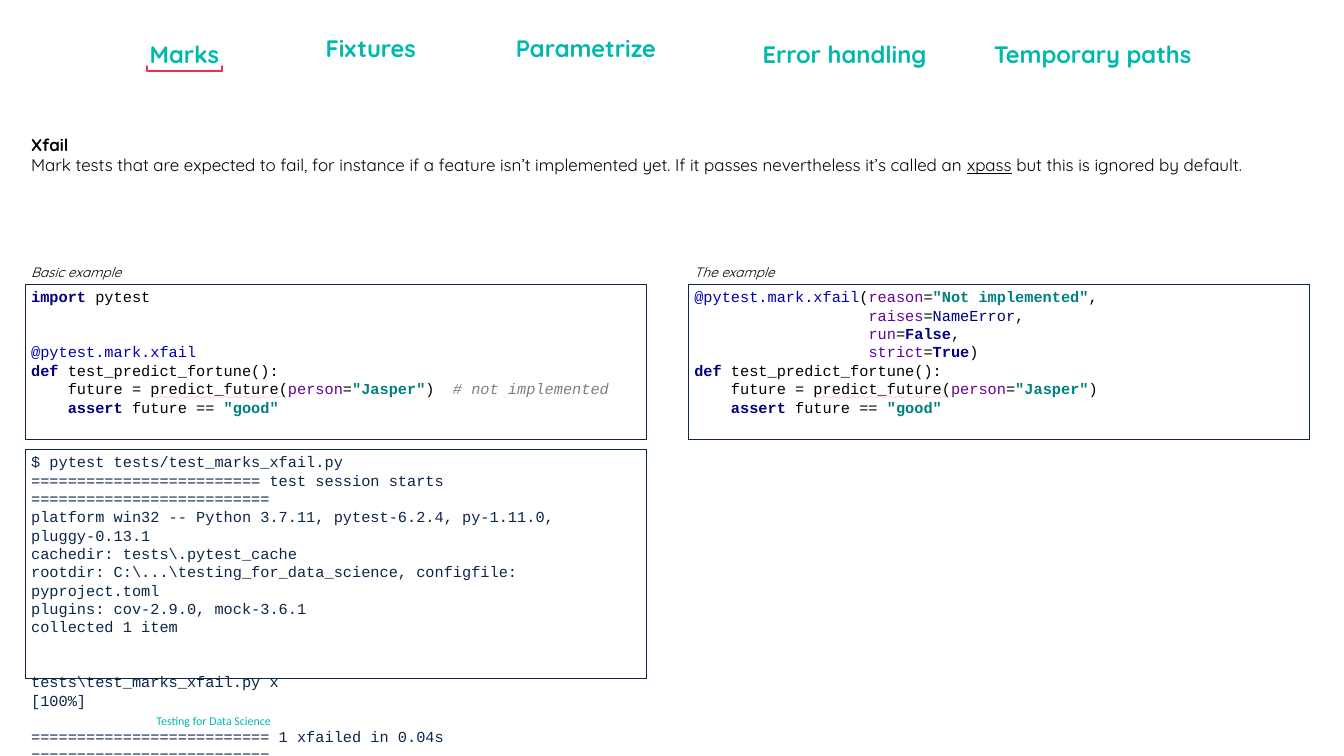
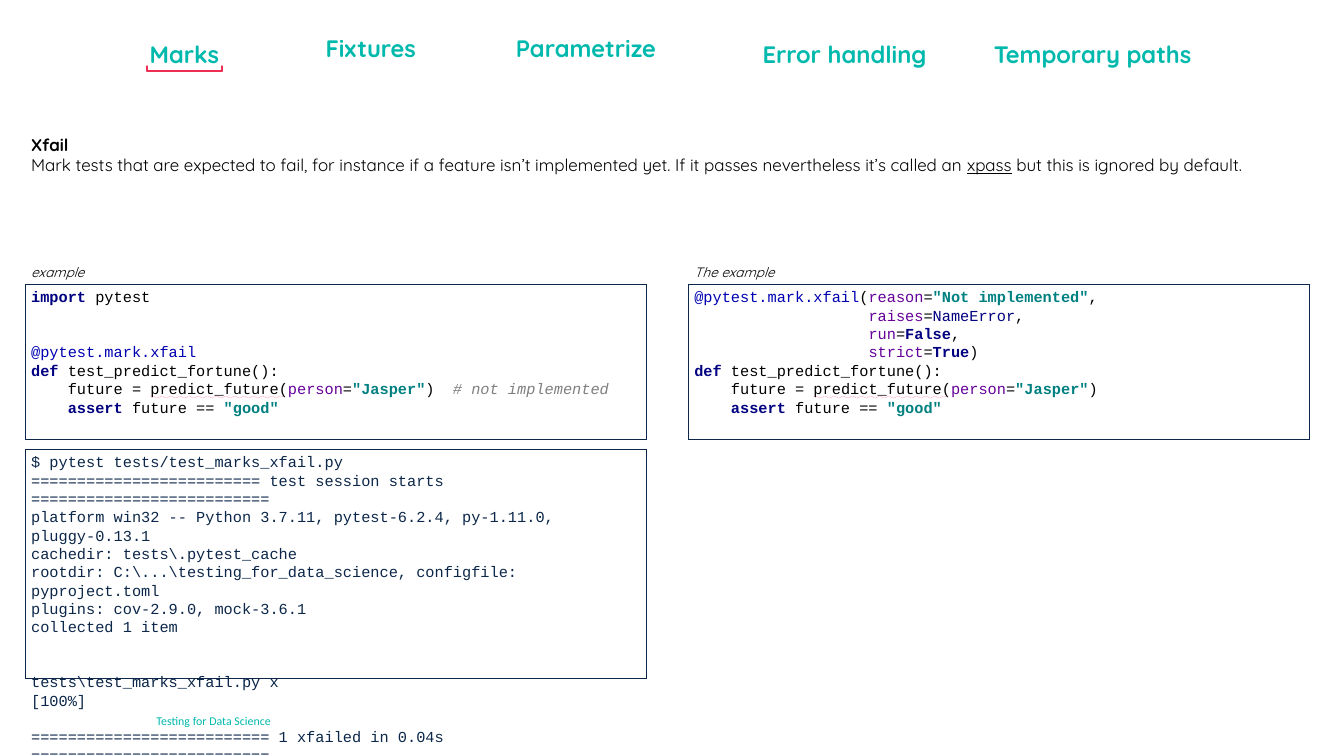
Before and after one commit to jasperderikx-bdr/testing_for_ds_day_1, a slide deck: slide 5 of data/notes/slides_day_1.pptx. Drawn at 1344x756 pixels with LibreOffice and Linux fonts; fonts in the diff are those of the drawing; background and template pictures are left out. Boxes give left, top, right and bottom in pixels: in the first picture for what was removed or moved away, otherwise in the second. Text is boxed around its words. In the diff, an @@ line names an element or a change of style, - is before the commit and + after.

```diff
--- a/data/notes/slides_day_1.pptx
+++ b/data/notes/slides_day_1.pptx
@@ text at bbox=[31, 267, 84, 280]: text changed @@
-Basic example
+example
```
Also in this commit, not shown: 9 other slides changed, 2 slides removed, 5 other files.
